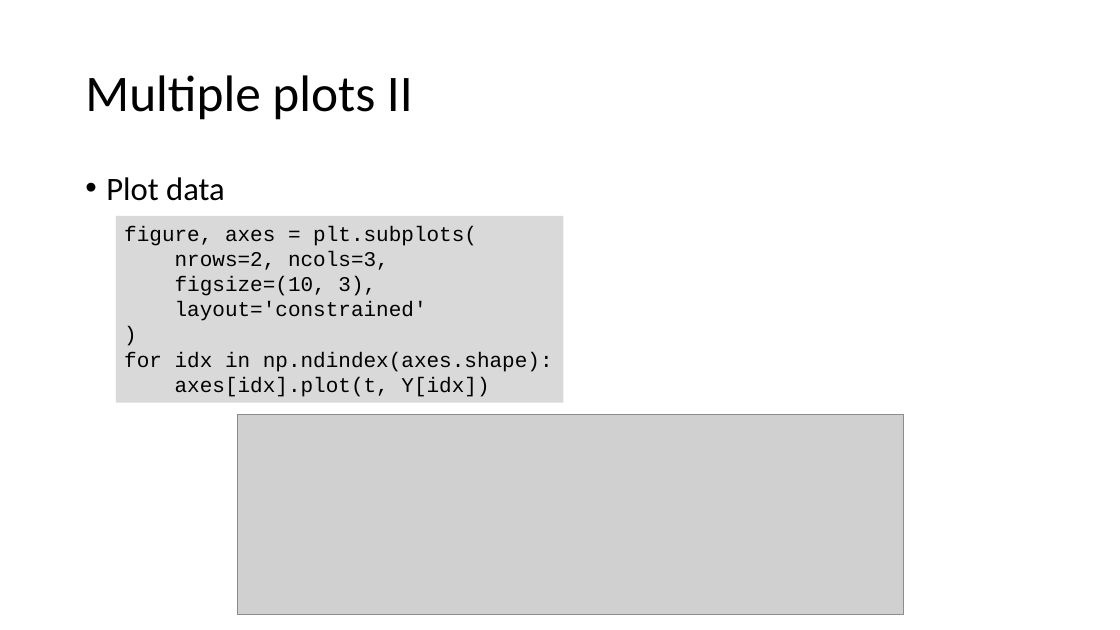
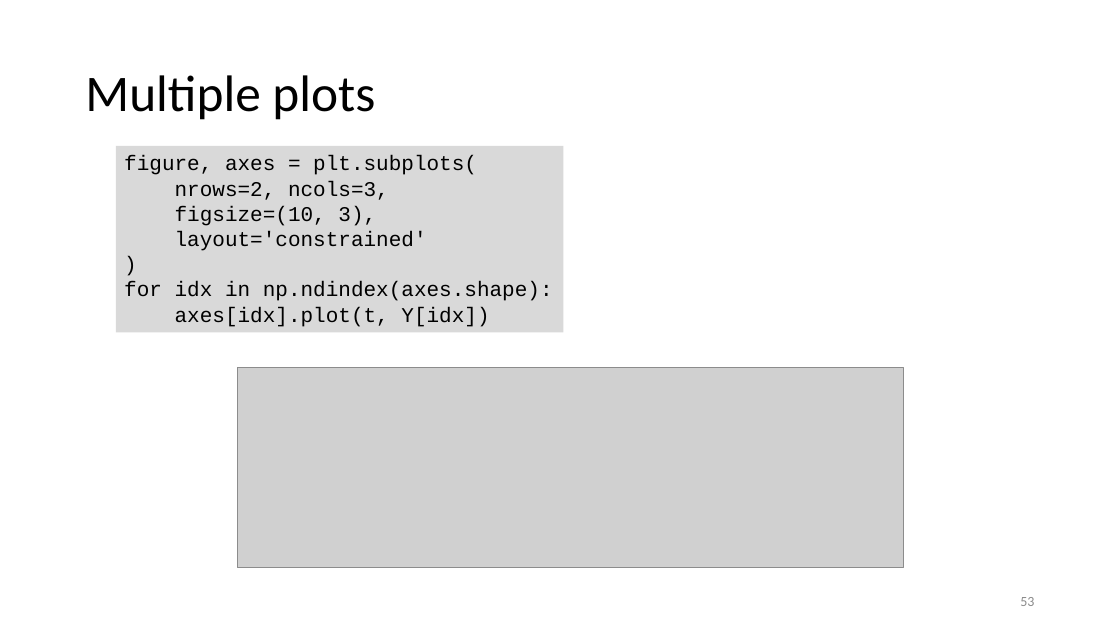
Before and after one commit to gjbex/Scientific-Python, a slide deck: slide 53 of scientific_python.pptx. Drawn at 1120x630 pixels with LibreOffice and Linux fonts; fonts in the diff are those of the drawing; grey boxes stand for pictures. Boxes give left, top, right and bottom in pixels: in the first picture for what was removed or moved away, otherwise in the second. Text is boxed around its words. In the diff, an @@ line names an element or a change of style, - is before the commit and + after.

Commit message:
Fix plot

```diff
--- a/scientific_python.pptx
+++ b/scientific_python.pptx
@@ title at (85,75,375,120): text changed @@
-Multiple plots II
+Multiple plots
@@ rectangle "figure, axes = plt.subplots( nrows=2, ...": place and size @@
-rectangle "figure, axes = plt.subplots( nrows=2, ..." at (116,216,564,402)
+rectangle "figure, axes = plt.subplots( nrows=2, ..." at (116,146,564,333)
@@ text removed at (106,177,225,201) @@
-• Plot data
@@ picture: place and size @@
-picture at (237,414,903,614)
+picture at (237,368,903,568)
@@ page number added at (1020,597,1034,606), 12 pt, text #8C8C8C @@
+53
```
Also in this commit, not shown: 1 other slide changed, 1 other file.
